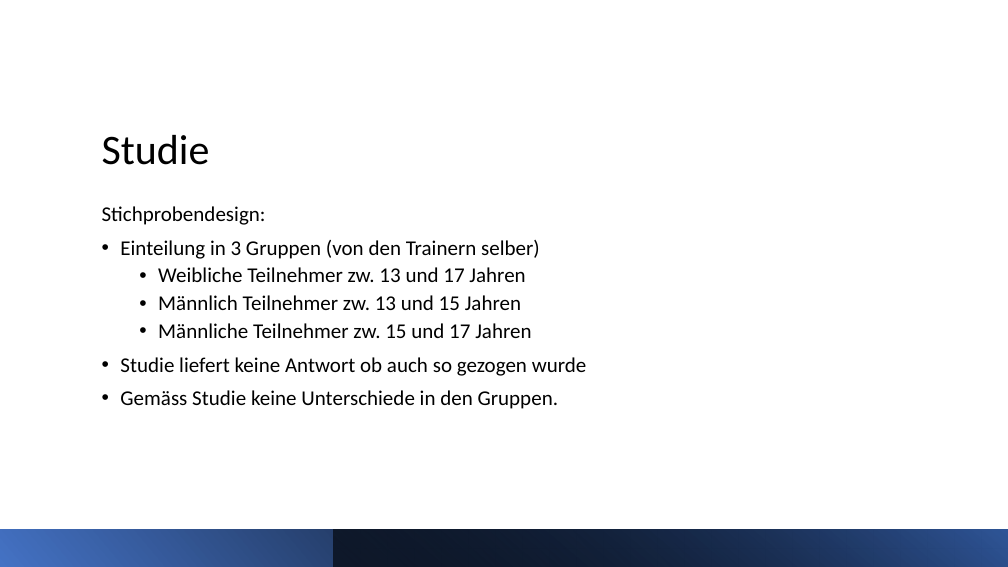
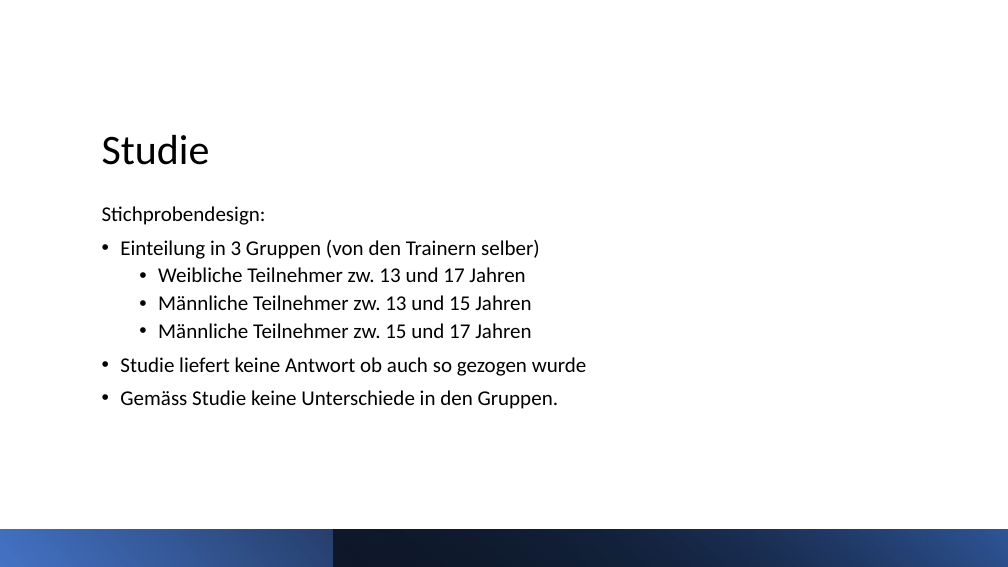
Before and after one commit to buehlpa/ChocolateMilkStudy, a slide deck: slide 9 of pp.pptx. Drawn at 1008x567 pixels with LibreOffice and Linux fonts; fonts in the diff are those of the drawing. Boxes give left, top, right and bottom in pixels: in the first picture for what was removed or moved away, otherwise in the second. Text is boxed around its words. In the diff, an @@ line names an element or a change of style, - is before the commit and + after.

```diff
--- a/pp.pptx
+++ b/pp.pptx
@@ text at box(158, 295, 531, 310): text changed @@
-  • Männlich Teilnehmer zw. 13 und 15 Jahren
+  • Männliche Teilnehmer zw. 13 und 15 Jahren
```
Also in this commit, not shown: 2 other slides changed.
